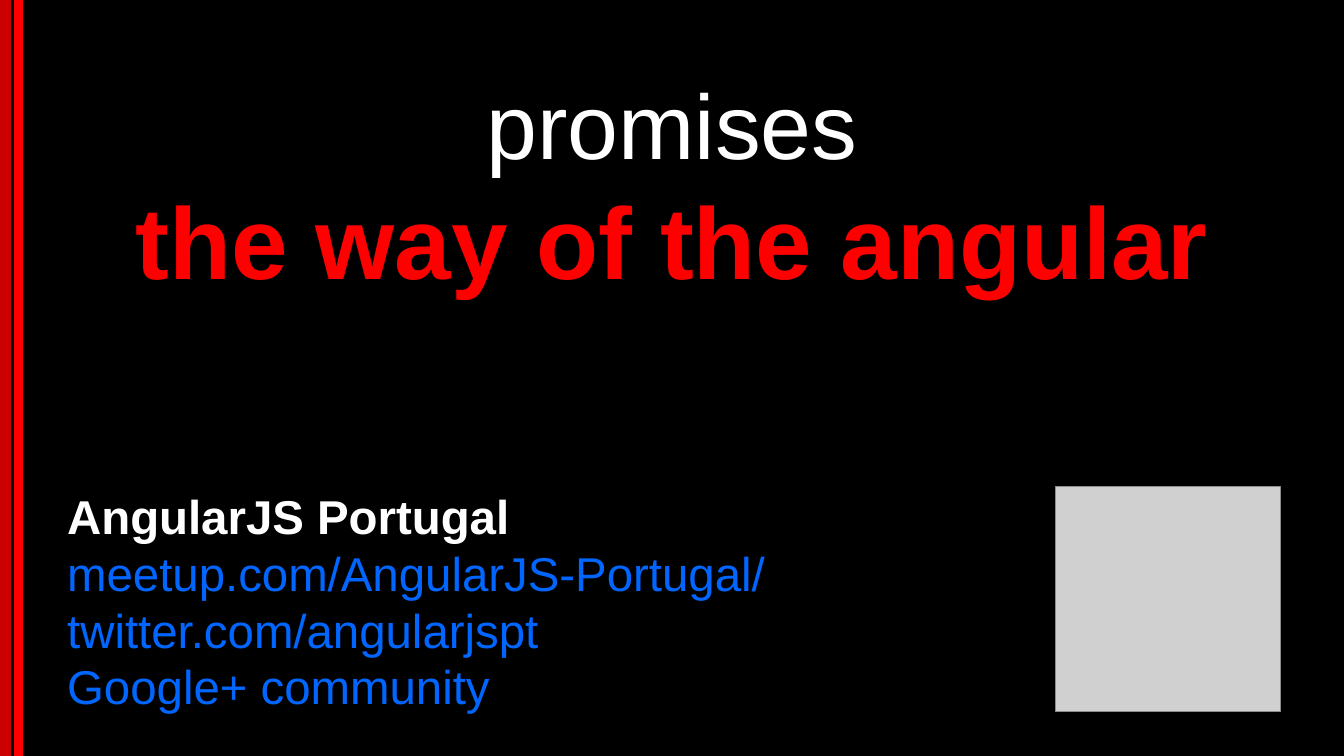
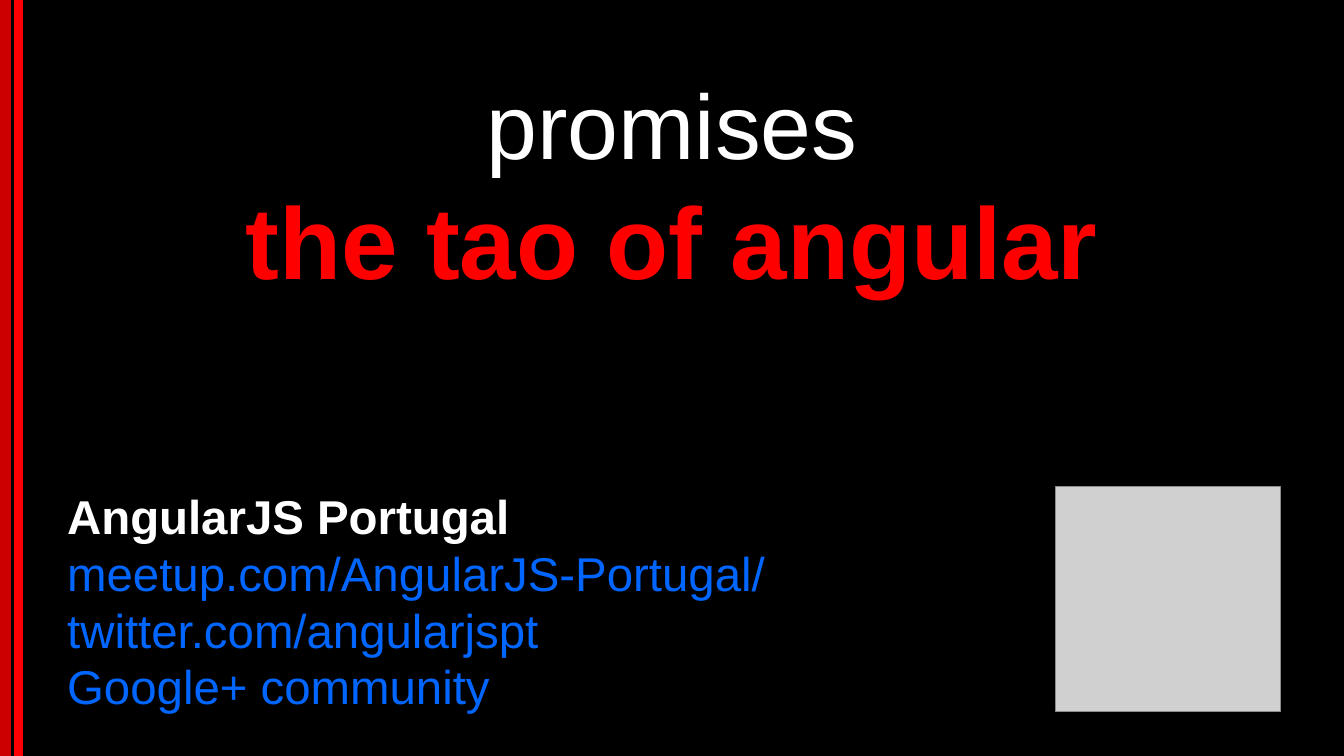
Before and after one commit to vmlf01/promiseSamples, a slide deck: slide 1 of presentation/promises_the_tao_of_angular.odp. Drawn at 1344x756 pixels with LibreOffice and Linux fonts; fonts in the diff are those of the drawing; grey boxes stand for pictures. Boxes give left, top, right and bottom in pixels: in the first picture for what was removed or moved away, otherwise in the second. Text is boxed around its words. In the diff, an @@ line names an element or a change of style, - is before the commit and + after.

```diff
--- a/presentation/promises_the_tao_of_angular.odp
+++ b/presentation/promises_the_tao_of_angular.odp
@@ subtitle at bbox=[246, 205, 1098, 297]: text changed @@
-the way of the angular
+the tao of angular
```
Also in this commit, not shown: 1 other slide changed, 1 slide added, 1 other file.
